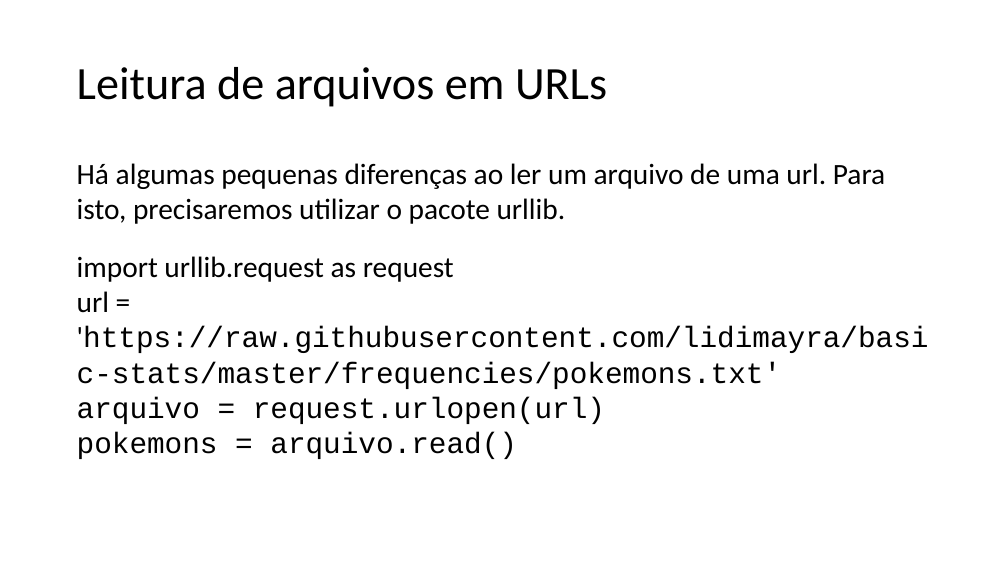
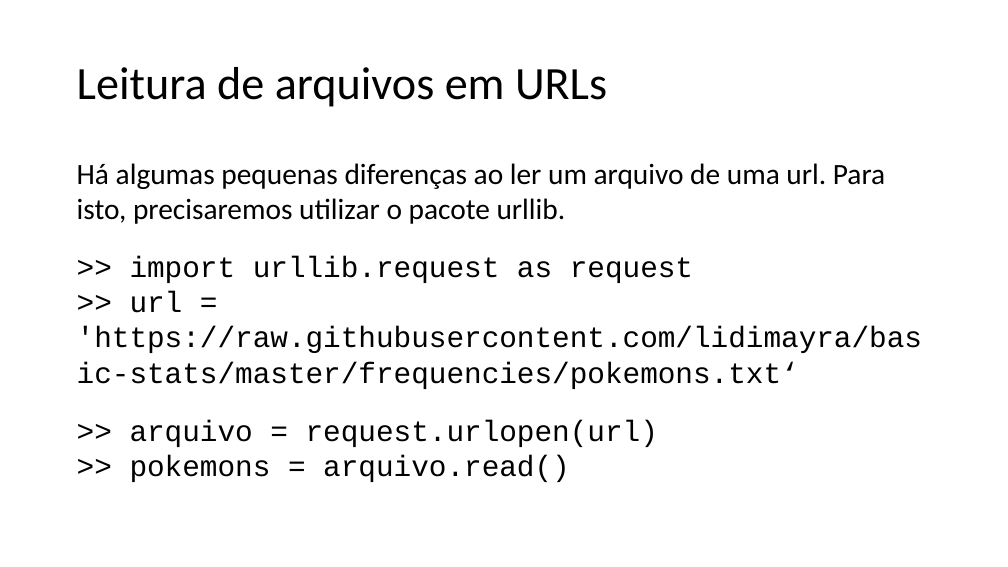
Before and after one commit to lidimayra/basic-stats, a slide deck: slide 10 of presentation.pptx. Drawn at 1008x567 pixels with LibreOffice and Linux fonts; fonts in the diff are those of the drawing. Boxes give left, top, right and bottom in pixels: in the first picture for what was removed or moved away, otherwise in the second. Text is boxed around its words. In the diff, an @@ line names an element or a change of style, - is before the commit and + after.

```diff
--- a/presentation.pptx
+++ b/presentation.pptx
@@ text at (77, 256, 922, 482): text changed @@
-import urllib.request as request
-url = 'https://raw.githubusercontent.com/lidimayra/basic-stats/master/frequencies/pokemons.txt'
-arquivo = request.urlopen(url)
-pokemons = arquivo.read()
+>> import urllib.request as request
+>> url = 'https://raw.githubusercontent.com/lidimayra/basic-stats/master/frequencies/pokemons.txt‘
+>> arquivo = request.urlopen(url)
+>> pokemons = arquivo.read()
```
Also in this commit, not shown: 5 other slides changed.
